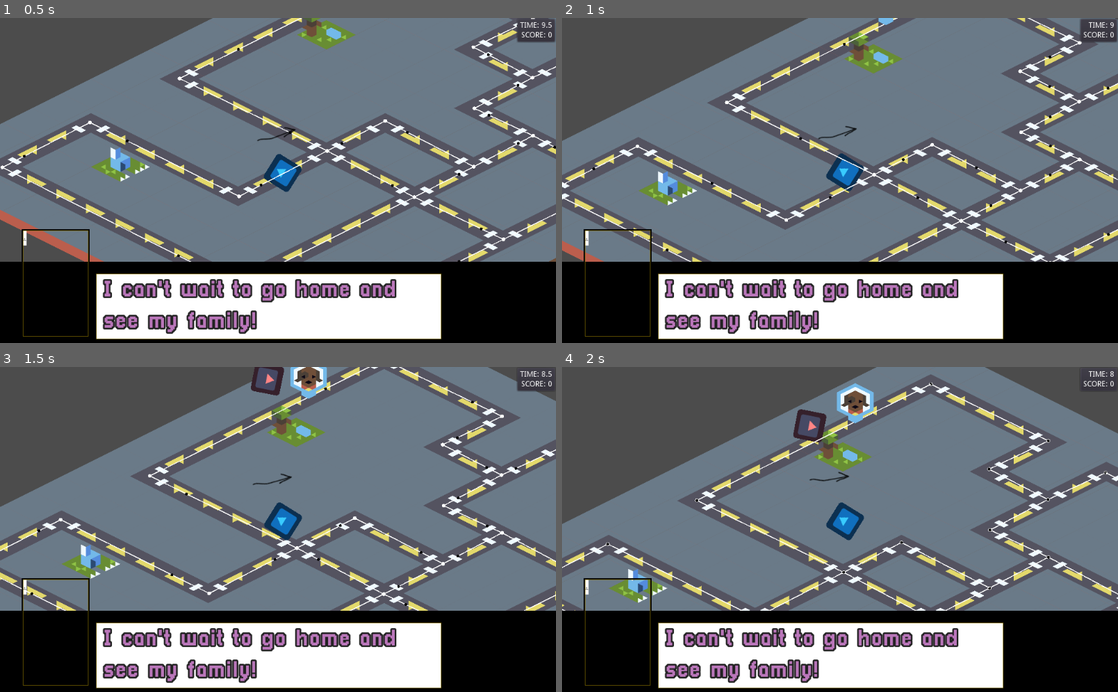
Above: before the commit, frames 1-4 (two rows, left to right).
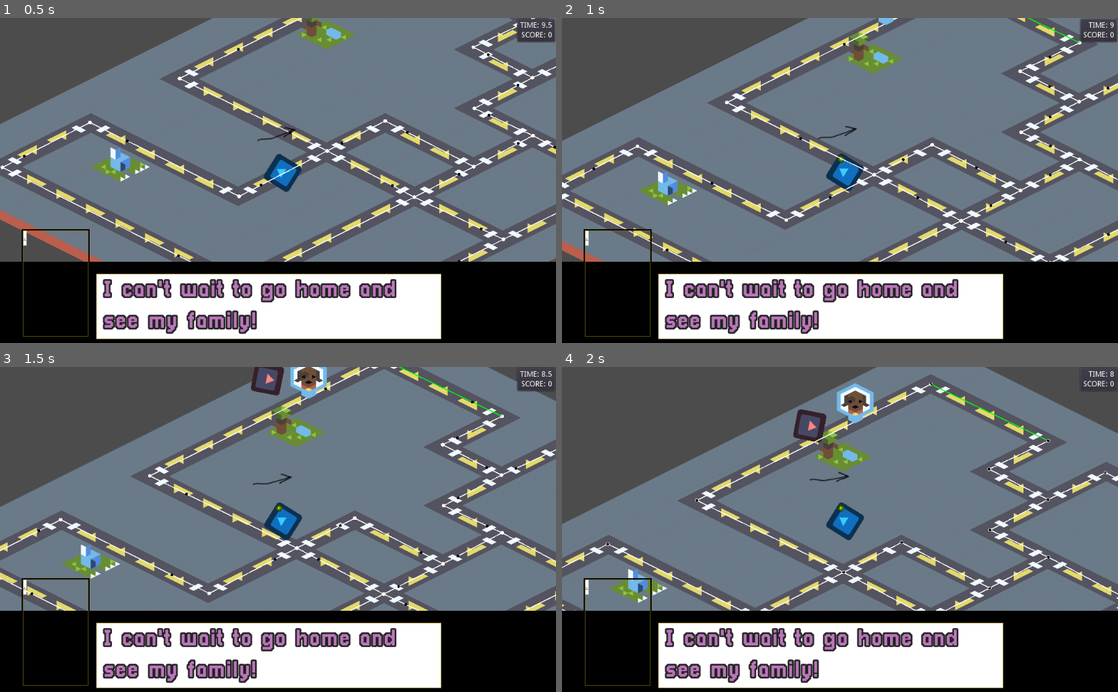
Above: after the commit, the same moments.

Repository: DevinPentecost/gmtkjam-2019
Game: Godot game, scene res://scenes/test/car_test.tscn
The game is run twice, just before and just after one commit, with the same random seed, the same clock (stepped at 60 frames per second) and the same inputs. This scene is started directly instead of the project's main scene. The engine's default icon, where the game draws it, is replaced by a stand-in: a white triangle on a blue panel in a dark square.
Inputs (mouse positions are in pixels of both pictures, inside the frame that each line leads up to):
- Up to frame 1 (0.5 s): no input
- Up to frame 2 (1 s): tap Enter at 0.5 s; move the mouse to (1095, 18) at 0.52 s; hold Right (player_turn_right) from 0.53 s (still down); hold Up (player_turn_straight) from 0.53 s (still down); click (1095, 18) at 0.67 s
- Up to frame 3 (1.5 s): move the mouse to (450, 432) at 1.27 s; release Right (player_turn_right) at 1.28 s; release Up (player_turn_straight) at 1.28 s; hold Left (player_turn_left) from 1.28 s (still down); tap Up (player_turn_straight) at 1.35 s; click (450, 432) at 1.42 s
- Up to frame 4 (2 s): keep holding Left (player_turn_left)

Frame 1 is identical in both runs. In frame 2, less than 0.1% of the frame differs, in the area x 49-94%, y 0-45%; in frame 3, 0.1%; in frame 4, 0.1%, in the area x 49-88%, y 5-45%.

Commit message:
Testing new steering

Diff:
--- a/project/objects/car/Car.gd
+++ b/project/objects/car/Car.gd
@@ -11,7 +11,7 @@
 #Where we're going to next after we reach the end
 var next_graph_node = null
 var turn_direction = null #False for Left, True for Right, Null for Forward/NA
-var turn_distance_start = 40000 #How far away to pick a new direction (Squared)
+var turn_distance_start = 10000 #How far away to pick a new direction (Squared)
 var min_turn_threshold = 0.5 #Radians of turn to need a signal
 
 var target_path = null
--- a/project/objects/roadgraph/RoadGraph.gd
+++ b/project/objects/roadgraph/RoadGraph.gd
@@ -20,12 +20,14 @@
 		if obstacle_path != null:
 			obstacle_path[0].modulate = Color(1, 1, 1, 1)
 		obstacle_path = new_obstacle_path
-		obstacle_path[0].modulate = Color(1, 0, 0, 1)
+		if obstacle_path != null:
+			obstacle_path[0].modulate = Color(1, 0, 0, 1)
 	if new_player_path != player_path:
 		if player_path != null:
 			player_path[0].modulate = Color(1, 1, 1, 1)
 		player_path = new_player_path
-		player_path[0].modulate = Color(0, 1, 0, 1)
+		if player_path != null:
+			player_path[0].modulate = Color(0, 1, 0, 1)
 
 func _build_connections():
 
@@ -67,31 +69,77 @@
 	direction can be {false, null, true} for left, straight, right
 	"""
 
+	# Here's the plan
+	# We're gonna pick a path no matter what. The player's input just helps us pick which one
+	var available_paths = connection_map[source_node]
+
+	# We know the current direction of the player -- lets determine the angle to continue on each of these paths
+	var path_leftmost = null
+	var path_rightmost = null
+	var path_straightmost = null
+
+	var angle_leftmost = 0
+	var angle_rightmost = 0
+	var angle_straightmost = 0
+
+	print("New check")
+	print("Current direction is " + String(current_direction.angle()))
+
 	#Check all directions
-	var paths = connection_map[source_node]
-	for path in paths:
+	for path in available_paths:
 
 		#What's the angle on this one?
-		var connection = path[0]
-		var source = connection.get_source_node()
-		var destination = connection.get_destination_node()
-		var connection_direction = destination.position.direction_to(source.position)
+		var path_connection = path[0]
+		var path_source = path_connection.get_source_node()
+		var path_destination = path_connection.get_destination_node()
+		var path_direction = path_destination.position.direction_to(path_source.position)
 
-		#What way are we trying to go?
-		var turn_angle = connection_direction - current_direction
-		match direction:
-			false:
-				if abs(turn_angle.angle() - 1) < threshold:
-					print("PICK LEFT")
-					return path
-			null:
-				if abs(turn_angle.angle()) < threshold:
-					print("PICK STRAIGHT")
-					return path
-			true:
-				if abs(turn_angle.angle() + 1) < threshold:
-					print("PICK RIGHT")
-					return path
+		# We know the direction of this path. How does it compare to the current direction?
+		var turn_angle = path_direction - current_direction
 
-	#Didn't find one that's good enough
-	return null
+		var angle_to_path = turn_angle.angle()
+		#angle_to_path = fmod(angle_to_path, PI)
+
+
+		print("Angle options is " + String(angle_to_path))
+
+		# Which bucket does this path fit in?
+
+		# If a path is null lets just fill it
+		if path_leftmost == null:
+			path_leftmost = path
+			angle_leftmost = angle_to_path
+		if path_rightmost == null:
+			path_rightmost = path
+			angle_rightmost = angle_to_path
+		if path_straightmost == null:
+			path_straightmost = path
+			angle_straightmost = angle_to_path
+
+		# Is this our new rightmost?
+		if angle_to_path > angle_rightmost:
+			# This is the new rightmost
+			path_straightmost = path_rightmost
+			angle_straightmost = angle_rightmost
+			path_rightmost = path
+			angle_rightmost = angle_to_path
+
+		# What about leftmost?
+		if angle_to_path < angle_leftmost:
+			# This is the new leftmost
+			path_straightmost = path_leftmost
+			angle_straightmost = angle_leftmost
+			path_leftmost = path
+			angle_leftmost = angle_to_path
+
+	# Now all we have to do is select
+	match direction:
+		null:
+			print("CHOOSING STRAIGHT: " + String(angle_straightmost))
+			return path_straightmost
+		true:
+			print("CHOOSING RIGHT: " + String(angle_rightmost))
+			return path_rightmost
+		false:
+			print("CHOOSING LEFT: " + String(angle_leftmost))
+			return path_leftmost
--- a/project/project.godot
+++ b/project/project.godot
@@ -51,6 +51,24 @@
  ]
 }
 
+[input]
+
+player_turn_left={
+"deadzone": 0.5,
+"events": [ Object(InputEventKey,"resource_local_to_scene":false,"resource_name":"","device":0,"alt":false,"shift":false,"control":false,"meta":false,"command":false,"pressed":false,"scancode":16777231,"unicode":0,"echo":false,"script":null)
+ ]
+}
+player_turn_right={
+"deadzone": 0.5,
+"events": [ Object(InputEventKey,"resource_local_to_scene":false,"resource_name":"","device":0,"alt":false,"shift":false,"control":false,"meta":false,"command":false,"pressed":false,"scancode":16777233,"unicode":0,"echo":false,"script":null)
+ ]
+}
+player_turn_straight={
+"deadzone": 0.5,
+"events": [ Object(InputEventKey,"resource_local_to_scene":false,"resource_name":"","device":0,"alt":false,"shift":false,"control":false,"meta":false,"command":false,"pressed":false,"scancode":16777232,"unicode":0,"echo":false,"script":null)
+ ]
+}
+
 [rendering]
 
 environment/default_environment="res://default_env.tres"
